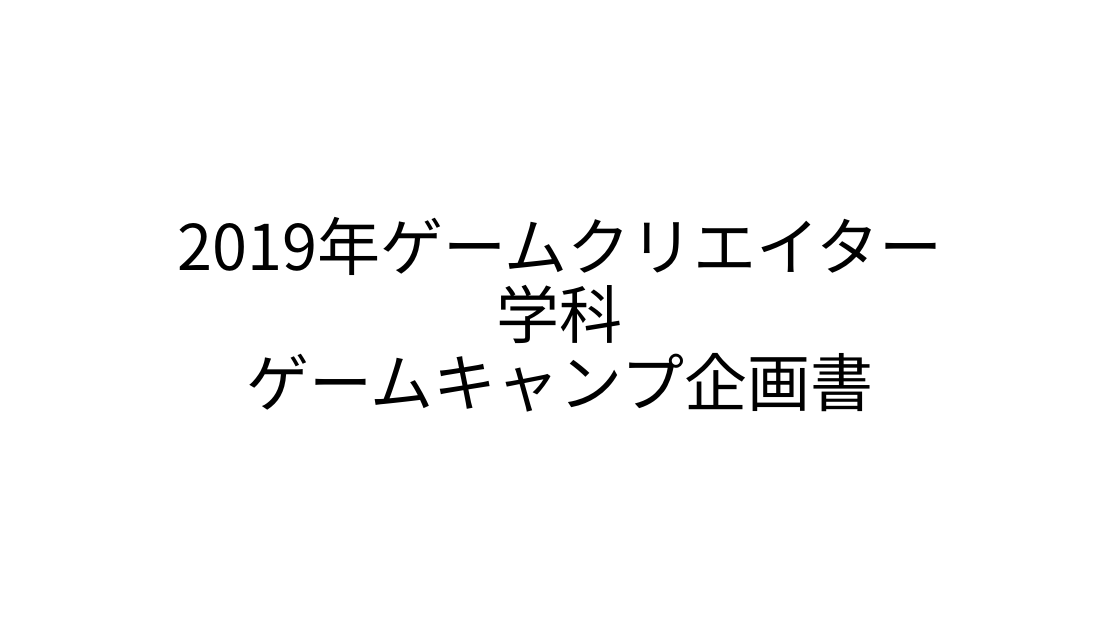
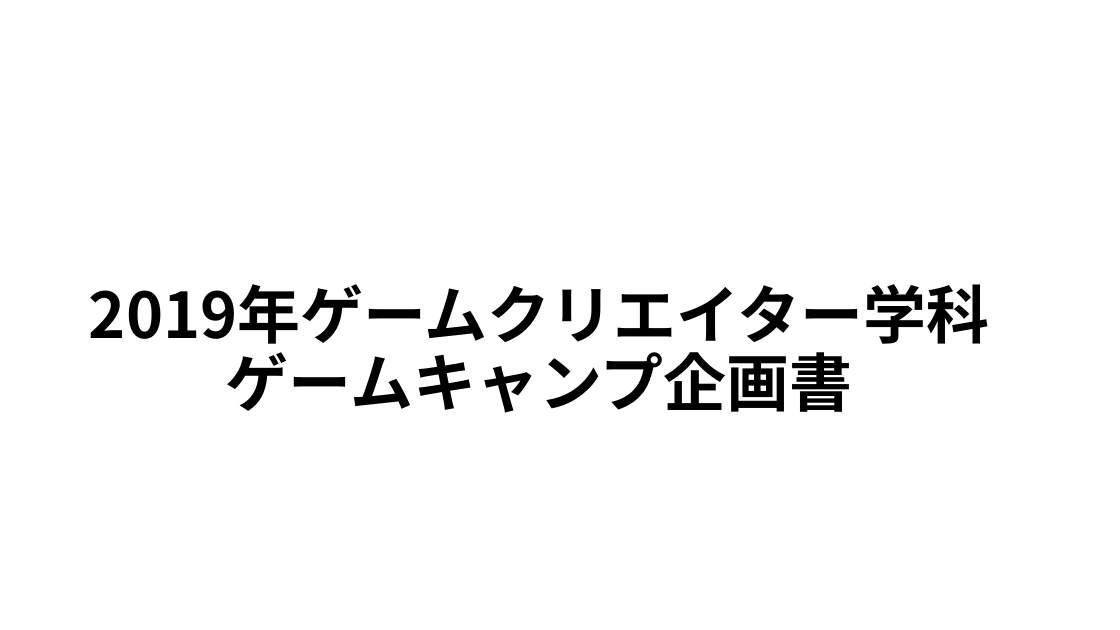
Before and after one commit to GCLUC2019/GameProject, a slide deck: slide 1 of Fukuyama/福山チーム/企画書＆スケジュール/ゲームキャンプ企画書.pptx. Drawn at 1120x630 pixels with LibreOffice and Linux fonts; fonts in the diff are those of the drawing. Boxes give left, top, right and bottom in pixels: in the first picture for what was removed or moved away, otherwise in the second. Text is boxed around its words. In the diff, an @@ line names an element or a change of style, - is before the commit and + after.

```diff
--- a/Fukuyama/福山チーム/企画書＆スケジュール/ゲームキャンプ企画書.pptx
+++ b/Fukuyama/福山チーム/企画書＆スケジュール/ゲームキャンプ企画書.pptx
@@ title "2019年ゲームクリエイター学科 ゲームキャンプ企画書": place and size @@
-title "2019年ゲームクリエイター学科 ゲームキャンプ企画書" at bbox=[247, 353, 873, 412]
+title "2019年ゲームクリエイター学科 ゲームキャンプ企画書" at bbox=[89, 284, 989, 413]
@@ title "2019年ゲームクリエイター学科 ゲームキャンプ企画書" at bbox=[89, 284, 989, 413]: bold on @@
```
Also in this commit, not shown: 6 other slides changed, 4 other files.
